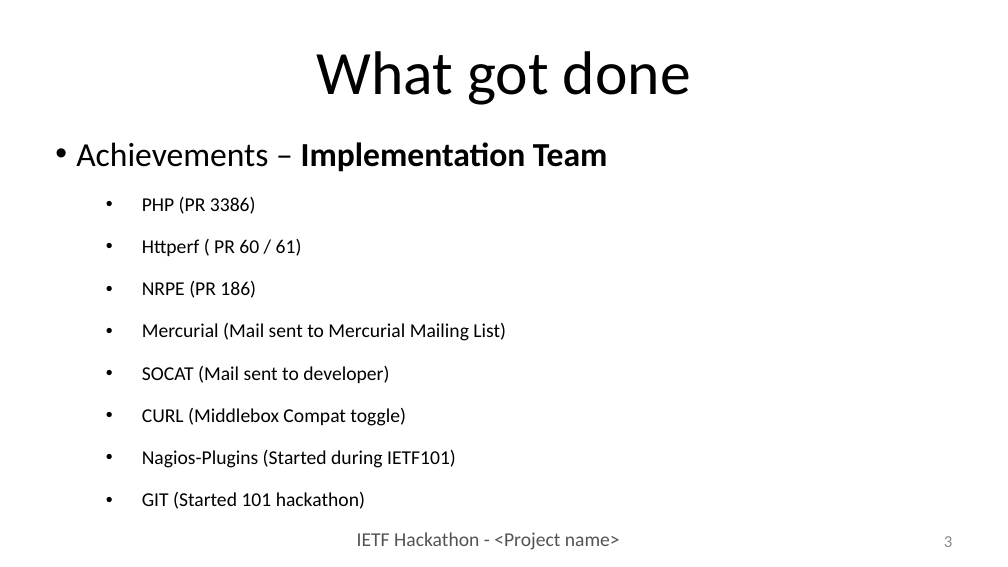
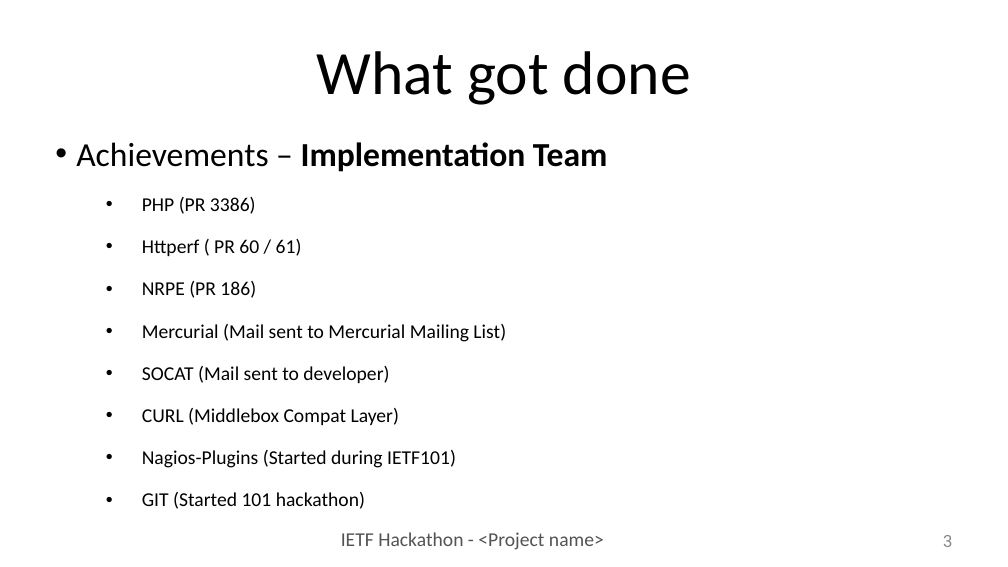
Before and after one commit to IETF-Hackathon/ietf102-project-presentations, a slide deck: slide 3 of hackathon_presentation_tls13.pptx. Drawn at 1008x567 pixels with LibreOffice and Linux fonts; fonts in the diff are those of the drawing. Boxes give left, top, right and bottom in pixels: in the first picture for what was removed or moved away, otherwise in the second. Text is boxed around its words. In the diff, an @@ line names an element or a change of style, - is before the commit and + after.

```diff
--- a/hackathon_presentation_tls13.pptx
+++ b/hackathon_presentation_tls13.pptx
@@ text at (142,408,400,425): text changed @@
-  • CURL (Middlebox Compat toggle)
+  • CURL (Middlebox Compat Layer)
@@ text "IETF Hackathon - <Project name>": place and size @@
-text "IETF Hackathon - <Project name>" at (357,532,620,550)
+text "IETF Hackathon - <Project name>" at (341,532,604,550)
@@ page number at (943,535,952,547): font Calibri to Roboto @@
```
Also in this commit, not shown: 8 other slides changed.
